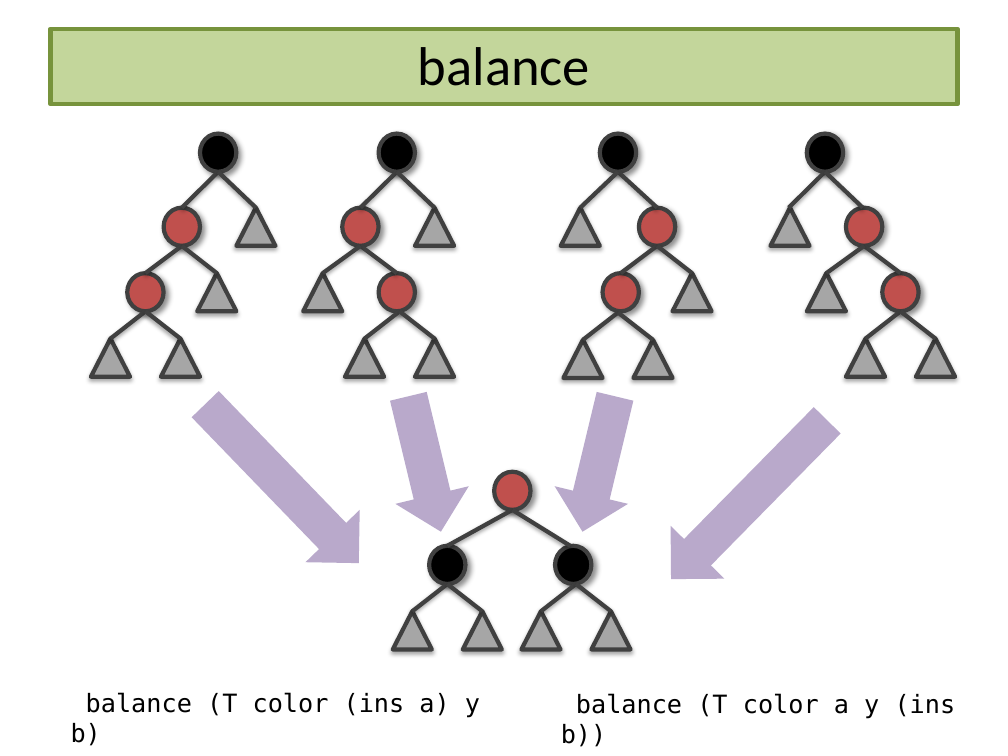
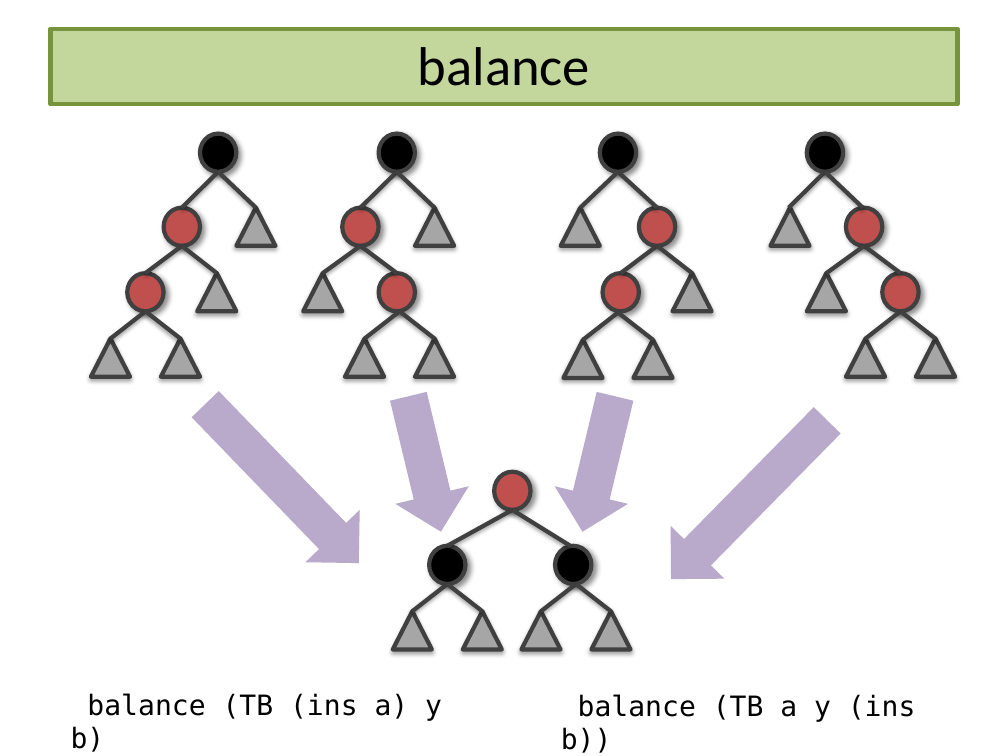
Before and after one commit to sweirich/dth, a slide deck: slide 20 of depending-on-types/depending-on-types.pptx (slide 19 before the commit). Drawn at 1008x756 pixels with LibreOffice and Linux fonts; fonts in the diff are those of the drawing. Boxes give left, top, right and bottom in pixels: in the first picture for what was removed or moved away, otherwise in the second. Text is boxed around its words. In the diff, an @@ line names an element or a change of style, - is before the commit and + after.

```diff
--- a/depending-on-types/depending-on-types.pptx
+++ b/depending-on-types/depending-on-types.pptx
@@ text at box(71, 693, 442, 752): text changed; size 18 to 20 pt @@
-balance (T color (ins a) y b)
+balance (TB (ins a) y b)
@@ text at box(561, 694, 916, 753): text changed; size 18 to 20 pt @@
-balance (T color a y (ins b))
+balance (TB a y (ins b))
```
Also in this commit, not shown: 7 other slides changed, 1 slide added, 1 slide removed.
